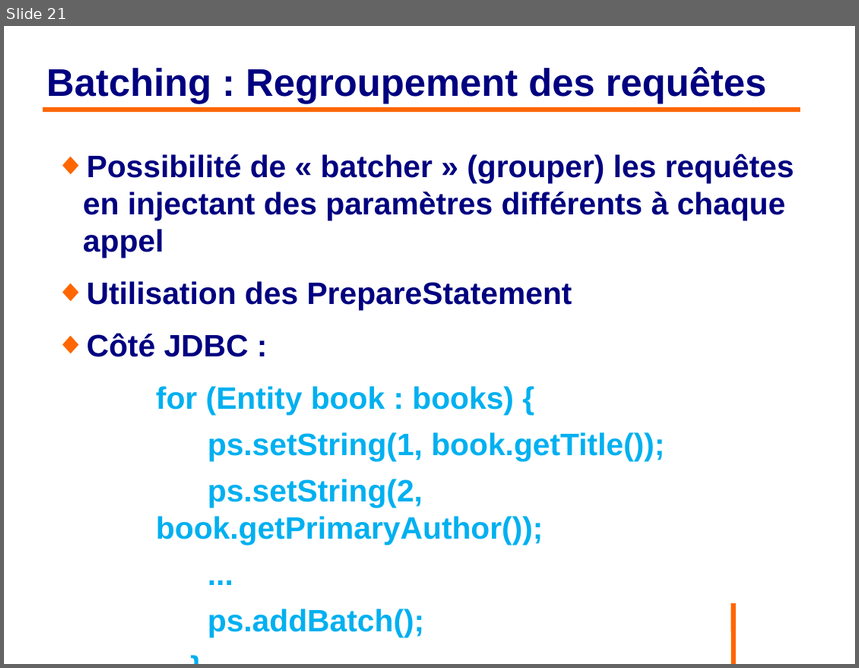
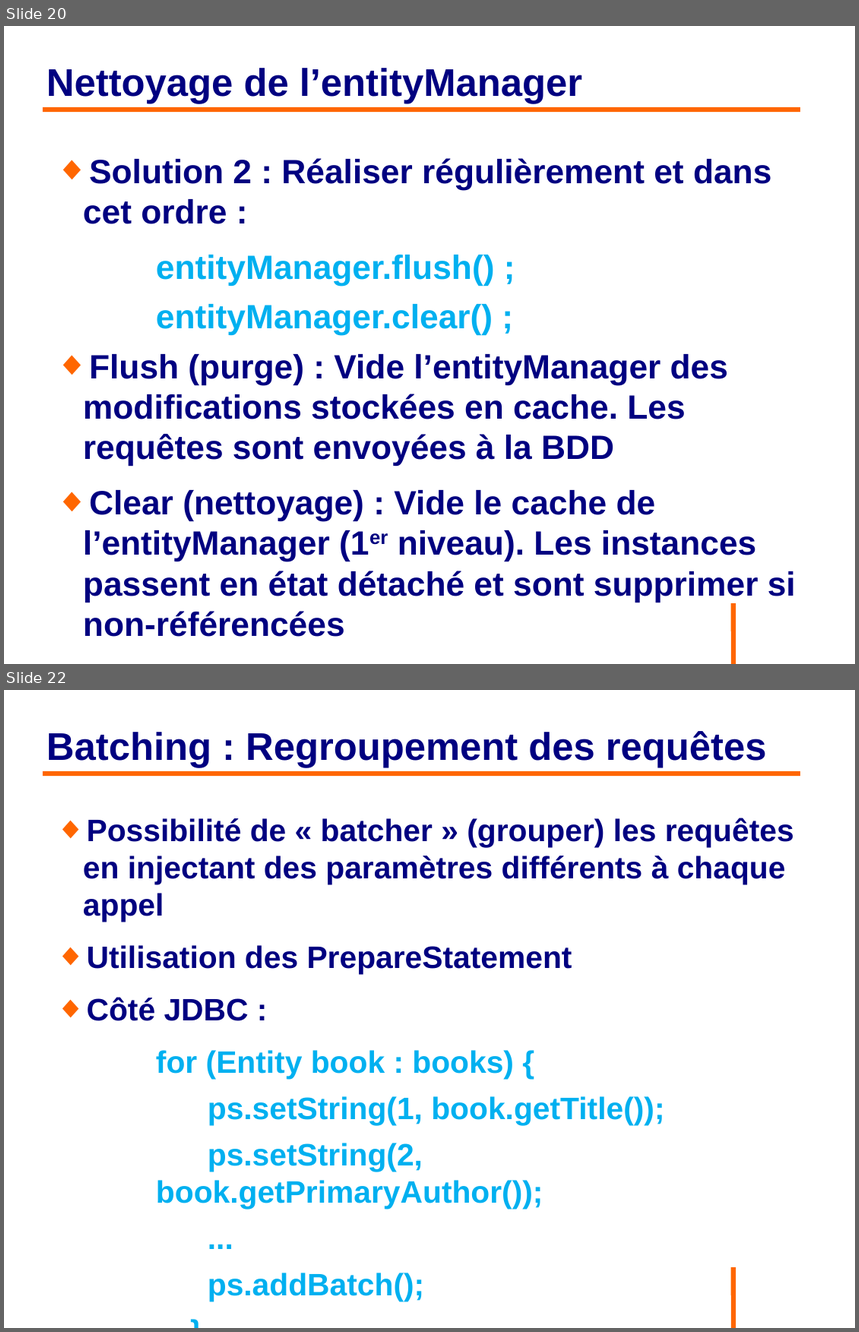
Before and after one commit to philphils/formation-hibernate-avancee, a slide deck: Documentation/diapo_formation_hibernate_avancee.odp. Shown one above the other, each under a label of ours: slide 21 before the commit, slides 20 and 22 after it; the slides between them are not shown. The pictures are 859x668 and 859x1332 pixels, drawn with LibreOffice and Linux fonts; fonts in the diff are those of the drawing; background and template pictures are left out. Boxes give left, top, right and bottom in pixels: in the first picture for what was removed or moved away, otherwise in the second. Text is boxed around its words. In the diff, an @@ line names an element or a change of style, - is before the commit and + after.

Commit message:
Précision clear flush

```diff
--- a/Documentation/diapo_formation_hibernate_avancee.odp
+++ b/Documentation/diapo_formation_hibernate_avancee.odp
@@ slide 20 added at (4, 26, 855, 664), background #FFFFFF; not listed: 1 template element that a slide beside it also shows @@
@@ title added at (47, 68, 582, 104), 36 pt, text #000080, bold @@
+Nettoyage de l’entityManager
@@ line added from (43, 110) to (801, 110), #FF6600 4.54 pt @@
@@ text added at (83, 158, 796, 602), 31.4 pt, text #000080, bold @@
+◆ Solution 2 : Réaliser régulièrement et dans cet ordre :
+    entityManager.flush() ;
+    entityManager.clear() ;
+◆ Flush (purge) : Vide l’entityManager des modifications stockées en cache. Les requêtes sont envoyées à la BDD
+◆ Clear (nettoyage) : Vide le cache de l’entityManager (1er niveau). Les instances passent en état détaché et sont supprimer si non-référencées
@@ what was slide 21 is now slide 22 @@
```
Also in this commit, not shown: 1 slide changed.
